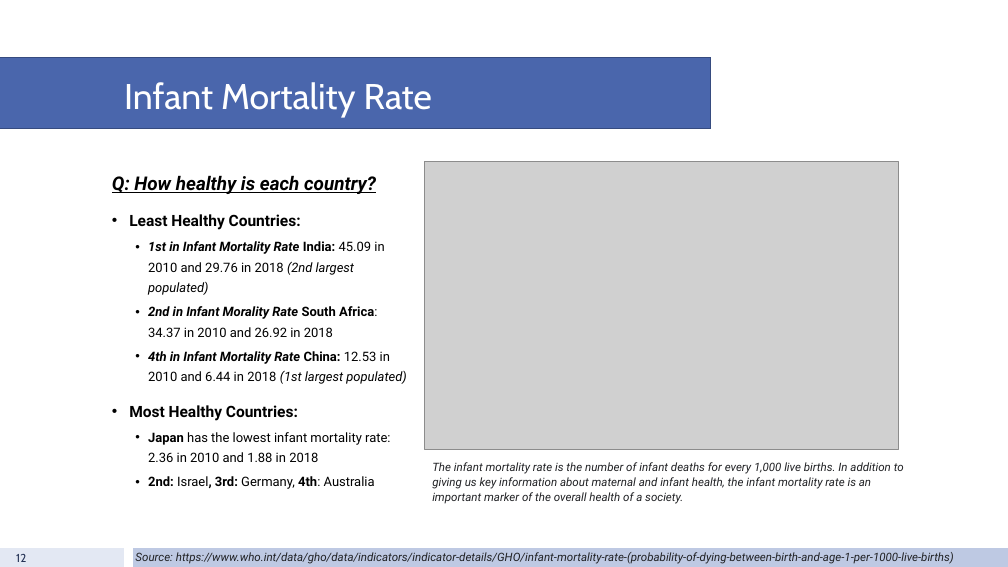
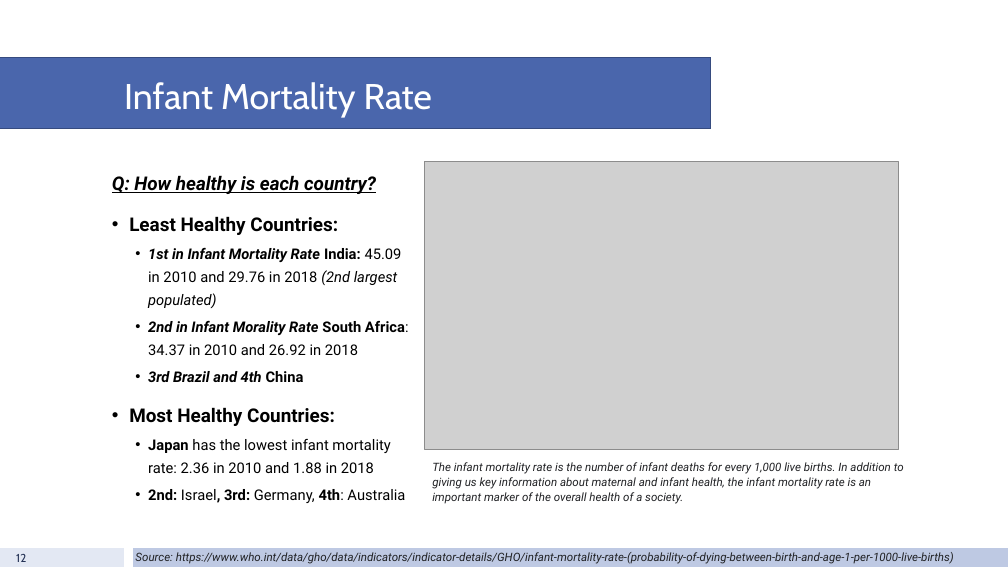
Before and after one commit to fiyang89/project-1-group-8, a slide deck: slide 12 of Population.pptx. Drawn at 1008x567 pixels with LibreOffice and Linux fonts; fonts in the diff are those of the drawing; grey boxes stand for pictures. Boxes give left, top, right and bottom in pixels: in the first picture for what was removed or moved away, otherwise in the second. Text is boxed around its words. In the diff, an @@ line names an element or a change of style, - is before the commit and + after.

```diff
--- a/Population.pptx
+++ b/Population.pptx
@@ text at box(129, 216, 409, 503): size 14.8 to 18 pt in "Least Healthy Countries:", "Most Healthy Countries:"; size 12.4 to 14 pt in "1st in Infant Mortality Rate India: 45.09 ...", "2nd in Infant Morality Rate South Africa: ...", "Japan has the lowest infant mortality rate: ...", "2nd: Israel, 3rd: Germany, 4th: Australia" @@
@@ text at box(148, 371, 304, 382): text changed; size 12.4 to 14 pt; bold on @@
-  • 4th in Infant Mortality Rate China: 12.53 in 2010 and 6.44 in 2018 (1st largest populated)
+  • 3rd Brazil and 4th China
```
Also in this commit, not shown: 2 other slides changed.
